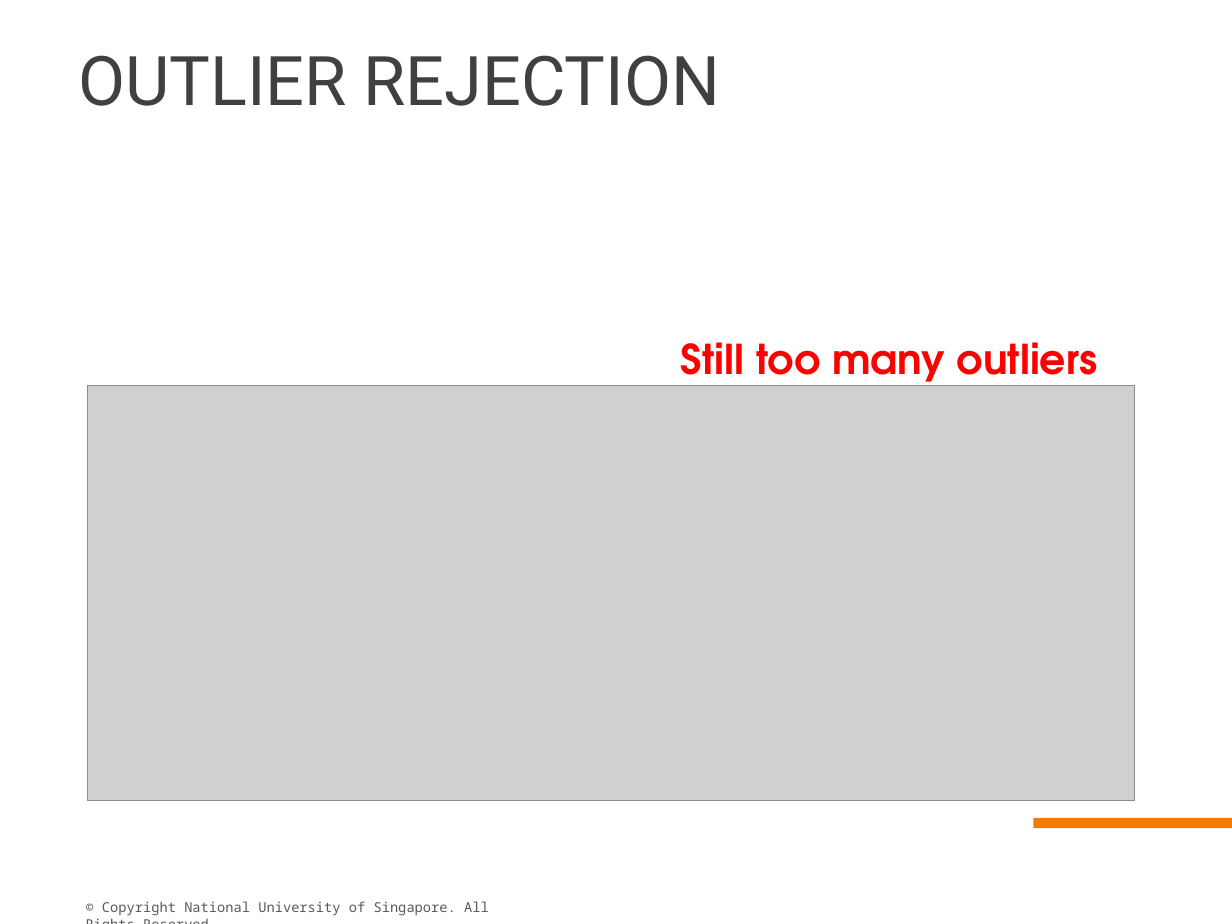
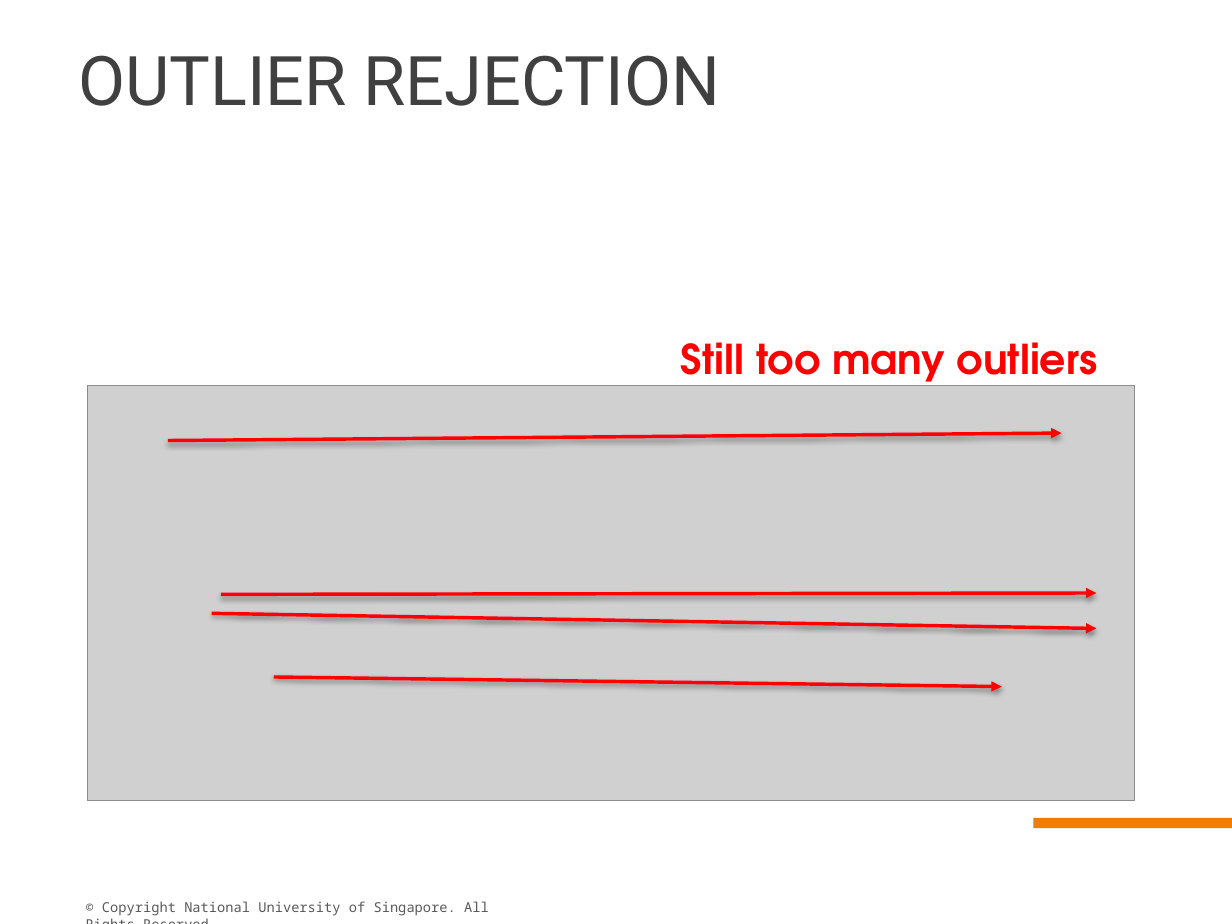
Before and after one commit to superchee/algorithmscpp, a slide deck: slide 10 of Presentation - caoqi.pptx. Drawn at 1232x924 pixels with LibreOffice and Linux fonts; fonts in the diff are those of the drawing; grey boxes stand for pictures; background and template pictures are left out. Boxes give left, top, right and bottom in pixels: in the first picture for what was removed or moved away, otherwise in the second. Text is boxed around its words. In the diff, an @@ line names an element or a change of style, - is before the commit and + after.

Commit message:
ppt

```diff
--- a/Presentation - caoqi.pptx
+++ b/Presentation - caoqi.pptx
@@ arrow added from (168, 441) to (1062, 434), #FF0000 2 pt @@
@@ arrow added from (221, 594) to (1096, 593), #FF0000 2 pt @@
@@ arrow added from (212, 614) to (1096, 628), #FF0000 2 pt @@
@@ arrow added from (274, 676) to (1002, 686), #FF0000 2 pt @@
```
Also in this commit, not shown: 2 slides added, 2 slides removed.
